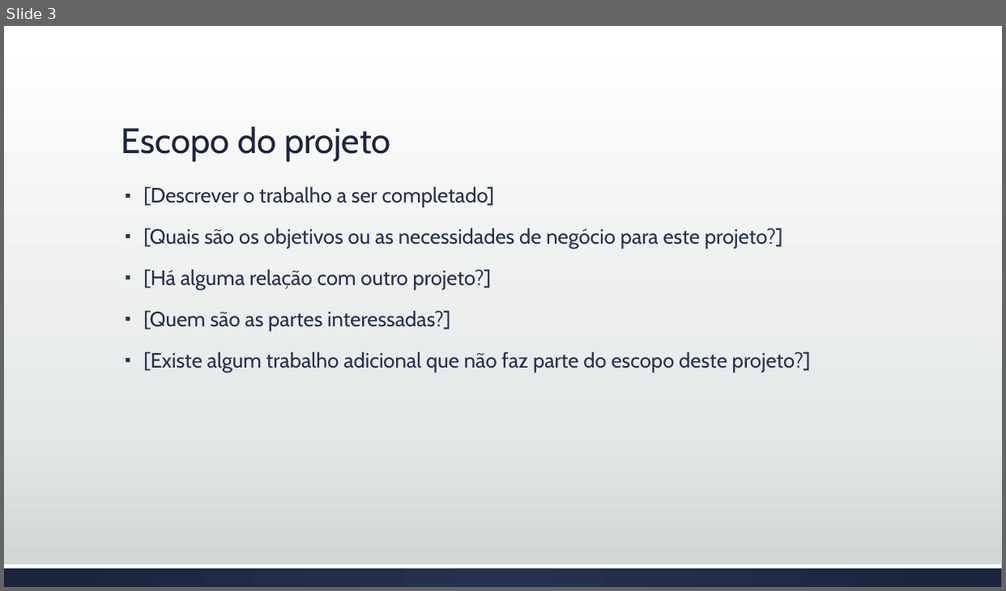
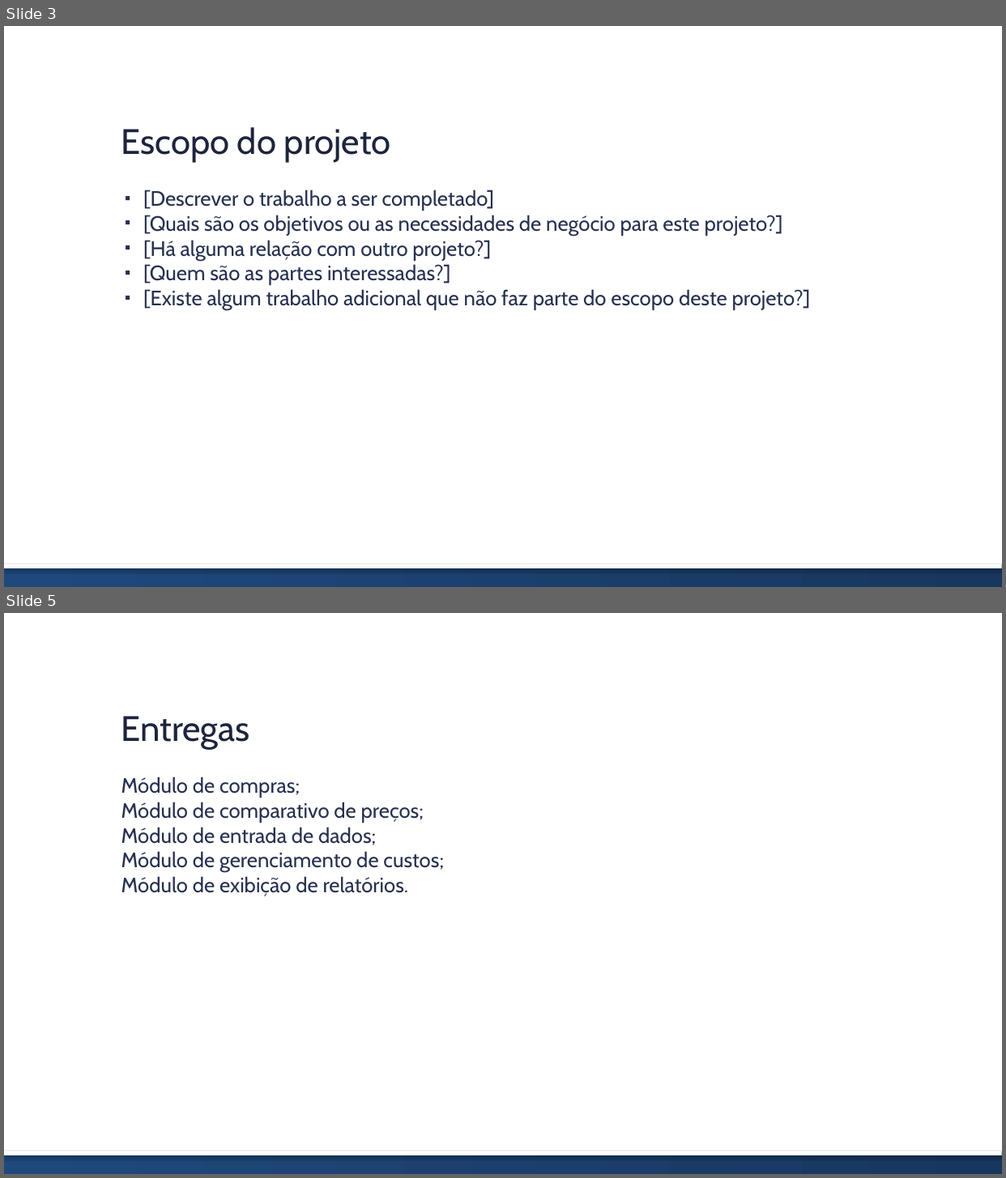
Before and after one commit to brunoedu/gestaoprojetos, a slide deck: Apresentação do projeto FINAL.pptx. Shown one above the other, each under a label of ours: slide 3 before the commit, slides 3 and 5 after it; the slides between them are not shown. The pictures are 1006x591 and 1006x1178 pixels, drawn with LibreOffice and Linux fonts; fonts in the diff are those of the drawing. Boxes give left, top, right and bottom in pixels: in the first picture for what was removed or moved away, otherwise in the second. Text is boxed around its words. In the diff, an @@ line names an element or a change of style, - is before the commit and + after.

```diff
--- a/Apresentação do projeto FINAL.pptx
+++ b/Apresentação do projeto FINAL.pptx
@@ slide 5 added at <box>4,613,1002,1174</box>, background #FFFFFF; not listed: 2 template elements that a slide beside it also shows @@
@@ text added at <box>121,716,250,749</box>, 34 pt, text #1D243C @@
+Entregas
@@ text added at <box>121,777,444,897</box>, 20 pt, text #263050 @@
+Módulo de compras;
+Módulo de comparativo de preços;
+Módulo de entrada de dados;
+Módulo de gerenciamento de custos;
+Módulo de exibição de relatórios.
@@ slide 3 changed as well @@
@@ background gradient #FFFFFF to #E5E8E8 to #CDD2D2 to #FFFFFF @@
@@ text "[Descrever o trabalho a ser ..." at <box>143,190,811,310</box>: line spacing 0.9 to 1; less space between paragraphs @@
@@ rectangle at <box>4,565,1002,569</box>: shadow on @@
@@ rectangle at <box>4,565,1002,587</box>: fill gradient #263050 to #1D243C to gradient #1F497D to #17375E @@
```
Also in this commit, not shown: 14 other slides changed, 1 slide removed.
